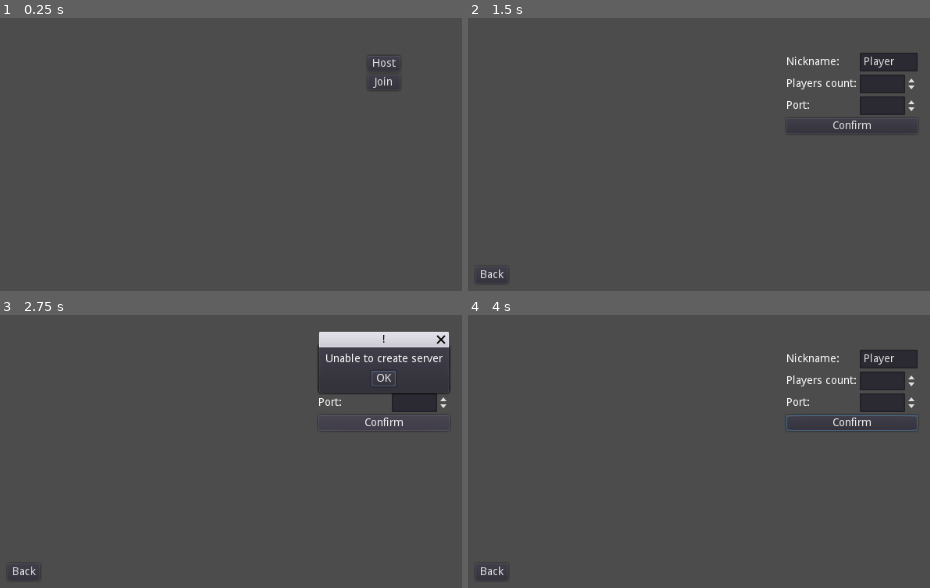
Above: before the commit, frames 1-4 (two rows, left to right).
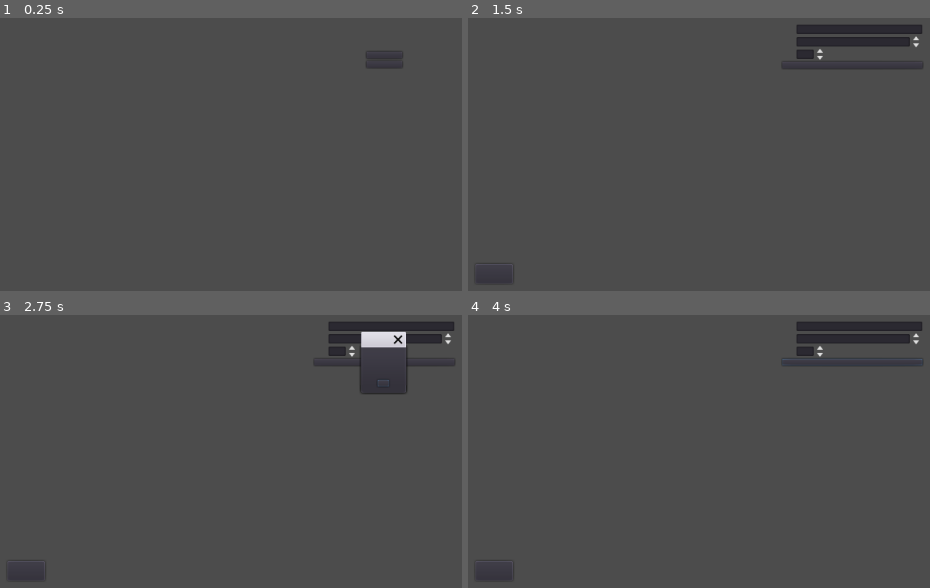
Above: after the commit, the same moments.

Repository: Shatur/joke-science
Game: Godot game, scene res://ui/main_menu.tscn
Same seed, same stepped clock (60 frames per second), same inputs: the game is played once before the commit and once after it.
Inputs:
- Up to frame 1 (0.25 s): no input
- Up to frame 2 (1.5 s): tap Enter at 0.5 s; click "Host" at 1.25 s
- Up to frame 3 (2.75 s): click "Confirm" at 2 s
- Up to frame 4 (4 s): click "Confirm" at 2.75 s; click "OK" at 3.5 s

The runs differ from the first frame. In frame 1, 0.2% of the frame differs, in the area x 80-88%, y 13-27%; in frame 2, 4.6%; in frame 3, 4.5%; in frame 4, 4.7%, in the area x 2-99%, y 2-96%.

Commit message:
Use LiberationSans font

Diff:
--- a/ui/main_menu.tscn
+++ b/ui/main_menu.tscn
@@ -1,8 +1,9 @@
-[gd_scene load_steps=4 format=2]
+[gd_scene load_steps=5 format=2]
 
 [ext_resource path="res://ui/main_menu.gd" type="Script" id=1]
 [ext_resource path="res://ui/start_game/join_game.tscn" type="PackedScene" id=2]
 [ext_resource path="res://ui/start_game/host_game.tscn" type="PackedScene" id=3]
+[ext_resource path="res://ui/theme/theme.tres" type="Theme" id=4]
 
 [node name="Main" type="Control"]
 anchor_right = 1.0
@@ -11,6 +12,7 @@
 margin_top = 30.0
 margin_right = -30.0
 margin_bottom = -30.0
+theme = ExtResource( 4 )
 script = ExtResource( 1 )
 __meta__ = {
 "_edit_use_anchors_": false
@@ -21,34 +23,43 @@
 anchor_top = 0.5
 anchor_right = 0.5
 anchor_bottom = 0.5
-margin_left = -21.0
-margin_top = -22.0
-margin_right = 21.0
-margin_bottom = 22.0
+margin_left = -22.5
+margin_top = -27.0
+margin_right = 22.5
+margin_bottom = 27.0
+__meta__ = {
+"_edit_use_anchors_": false
+}
 
 [node name="HostButton" type="Button" parent="MainMenu"]
-margin_right = 42.0
-margin_bottom = 20.0
+margin_right = 45.0
+margin_bottom = 25.0
 text = "Host"
 
 [node name="JoinButton" type="Button" parent="MainMenu"]
-margin_top = 24.0
-margin_right = 42.0
-margin_bottom = 44.0
+margin_top = 29.0
+margin_right = 45.0
+margin_bottom = 54.0
 text = "Join"
 
 [node name="HostGame" parent="." instance=ExtResource( 3 )]
 visible = false
+margin_left = -89.5
+margin_top = -62.0
+margin_right = 89.5
+margin_bottom = 62.0
 
 [node name="JoinGame" parent="." instance=ExtResource( 2 )]
 visible = false
+margin_top = -62.0
+margin_bottom = 62.0
 
 [node name="BackButton" type="Button" parent="."]
 visible = false
 anchor_top = 1.0
 anchor_bottom = 1.0
-margin_top = -22.0024
-margin_right = 42.0
+margin_top = -25.0
+margin_right = 48.0
 text = "Back"
 __meta__ = {
 "_edit_use_anchors_": false
--- a/ui/session/game_session.tscn
+++ b/ui/session/game_session.tscn
@@ -1,12 +1,14 @@
-[gd_scene load_steps=4 format=2]
+[gd_scene load_steps=5 format=2]
 
 [ext_resource path="res://ui/session/game_session.gd" type="Script" id=1]
 [ext_resource path="res://ui/session/player_tree.tscn" type="PackedScene" id=2]
 [ext_resource path="res://ui/session/cards_panel.tscn" type="PackedScene" id=3]
+[ext_resource path="res://ui/theme/theme.tres" type="Theme" id=4]
 
 [node name="GameSession" type="HBoxContainer"]
 anchor_right = 1.0
 anchor_bottom = 1.0
+theme = ExtResource( 4 )
 script = ExtResource( 1 )
 __meta__ = {
 "_edit_use_anchors_": false
@@ -66,13 +68,13 @@
 
 [node name="GridContainer" type="GridContainer" parent="SessionSettings/MarginContainer/VBoxContainer"]
 margin_right = 780.0
-margin_bottom = 536.0
+margin_bottom = 531.0
 size_flags_vertical = 3
 
 [node name="StartButton" type="Button" parent="SessionSettings/MarginContainer/VBoxContainer"]
-margin_left = 369.0
-margin_top = 540.0
-margin_right = 410.0
+margin_left = 367.0
+margin_top = 535.0
+margin_right = 412.0
 margin_bottom = 560.0
 size_flags_horizontal = 4
 text = "Start"
--- /dev/null
+++ b/ui/theme/theme.tres
@@ -0,0 +1,9 @@
+[gd_resource type="Theme" load_steps=3 format=2]
+
+[ext_resource path="res://ui/theme/LiberationSans-Regular.ttf" type="DynamicFontData" id=1]
+
+[sub_resource type="DynamicFont" id=1]
+font_data = ExtResource( 1 )
+
+[resource]
+default_font = SubResource( 1 )
